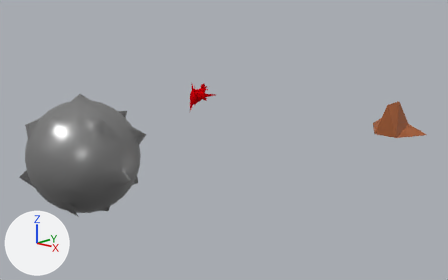
One commit to the Blender file Untitled.blend: the scene before it, then after it.
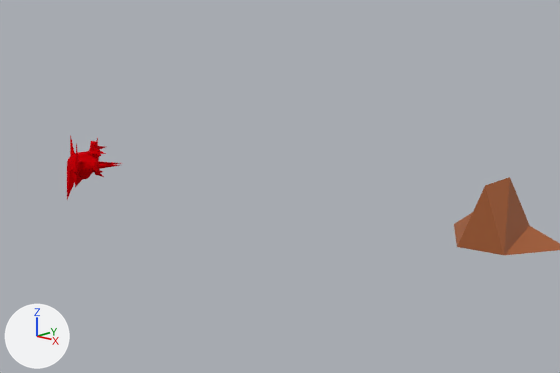
Each version is shown whole from a 50 mm camera at (35.4, -46.4, 11.4) aimed at (-0.4, -7.0, -2.3), then close up on the part from 35% to 94% of the width and 6% to 69% of the height. The lights are fixed; the arrows at lower left show +X, +Y and +Z.

Objects in the first close-up: 'Cube', 'Suzanne'.
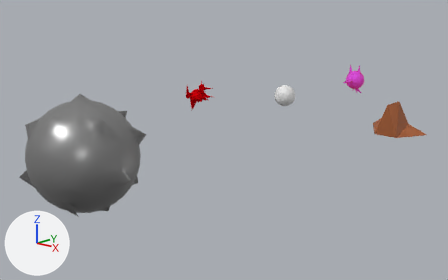
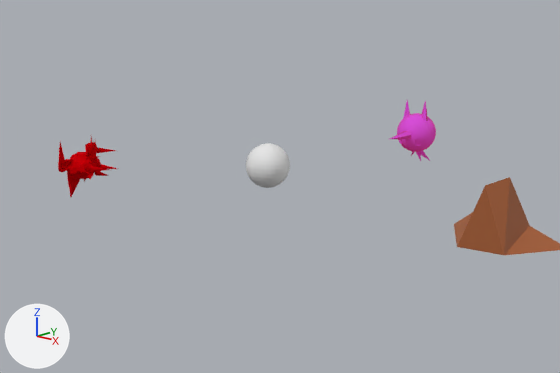
Pixel boxes (x1, y1, x2, y2) of what changed, in the close-ups (560 x 373 px):
```json
{"object": "Suzanne", "change": "turned", "before": [67, 135, 121, 199], "after": [58, 136, 117, 197]}
{"object": "Sphere.002", "change": "added", "after": [246, 143, 290, 188]}
{"object": "Sphere.001", "change": "added", "after": [390, 100, 436, 161]}
```

Scene script edits in JSON lines:
```json
{"op": "add", "block": "mat_bird", "code": ["mat_bird = principled_material('Bird')", "mat_bird.base_color = (0.49, 0.0772, 0.801)  # purple #ba4fe7", "mat_bird.roughness = 1.0", "mat_bird.coat_weight = 0.0952", "mat_bird.coat_tint = (1.0, 0.0, 0.0139)  # red #ff001f", "mat_bird.sheen_weight = 0.548", "mat_bird.sheen_roughness = 0.492", "mat_bird.sheen_tint = (1.0, 0.000445, 0.0)  # red #ff0100", "mat_bird.emission_color = (1.0, 0.0, 0.00143)  # red #ff0005", "mat_bird.emission_strength = 0.2"]}
{"op": "add", "block": "me_sphere_003", "code": ["me_sphere_003 = bpy.data.meshes.new('Sphere.003')", "me_sphere_003.from_pydata(...)  # 482 vertices, 512 faces; spans x -1.0..1.01, y -1.0..1.0, z -1.0..1.0"]}
{"op": "add", "block": "me_sphere", "code": ["me_sphere = bpy.data.meshes.new('Sphere')", "me_sphere.from_pydata(...)  # 513 vertices, 512 faces, 30 loose edges; spans x -1.0..1.0, y -1.8..2.84, z -1.86..1.77", "me_sphere.polygons.foreach_set('use_smooth', [True] * 512)", "me_sphere.materials.append(mat_bird)  # purple #ba4fe7"]}
{"op": "set", "path": "ob_suzanne.rotation_euler", "old": "(-3.172, 0.0, -0.703)", "new": "(-3.172, 0.0, -1.491)", "note": "degrees (-182, 0, -40) -> degrees (-182, 0, -85)"}
{"op": "add", "block": "ob_sphere_002", "code": ["ob_sphere_002 = bpy.data.objects.new('Sphere.002', me_sphere_003)", "ob_sphere_002.location = (0.2, 0.97, 0.63)"]}
{"op": "add", "block": "ob_sphere_001", "code": ["ob_sphere_001 = bpy.data.objects.new('Sphere.001', me_sphere)", "ob_sphere_001.location = (0.2, 13.84, 0.63)", "ob_sphere_001.rotation_euler = (0.0, 0.0, 3.013)  # degrees (0, 0, 173)"]}
```
